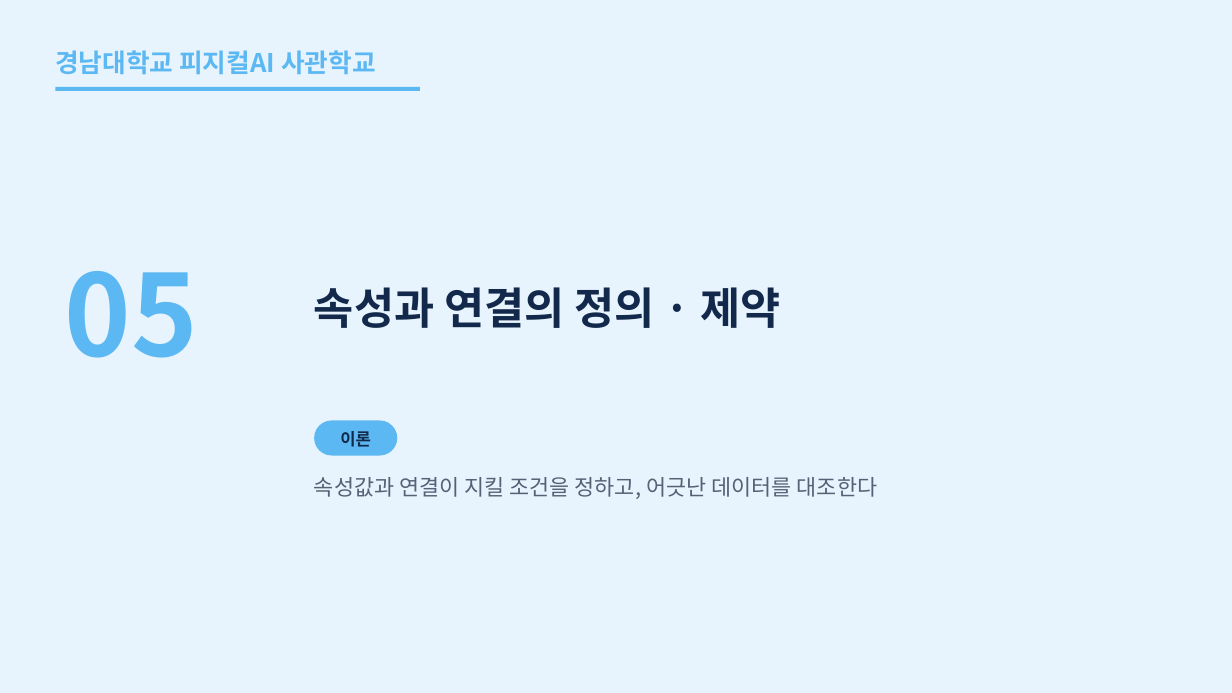
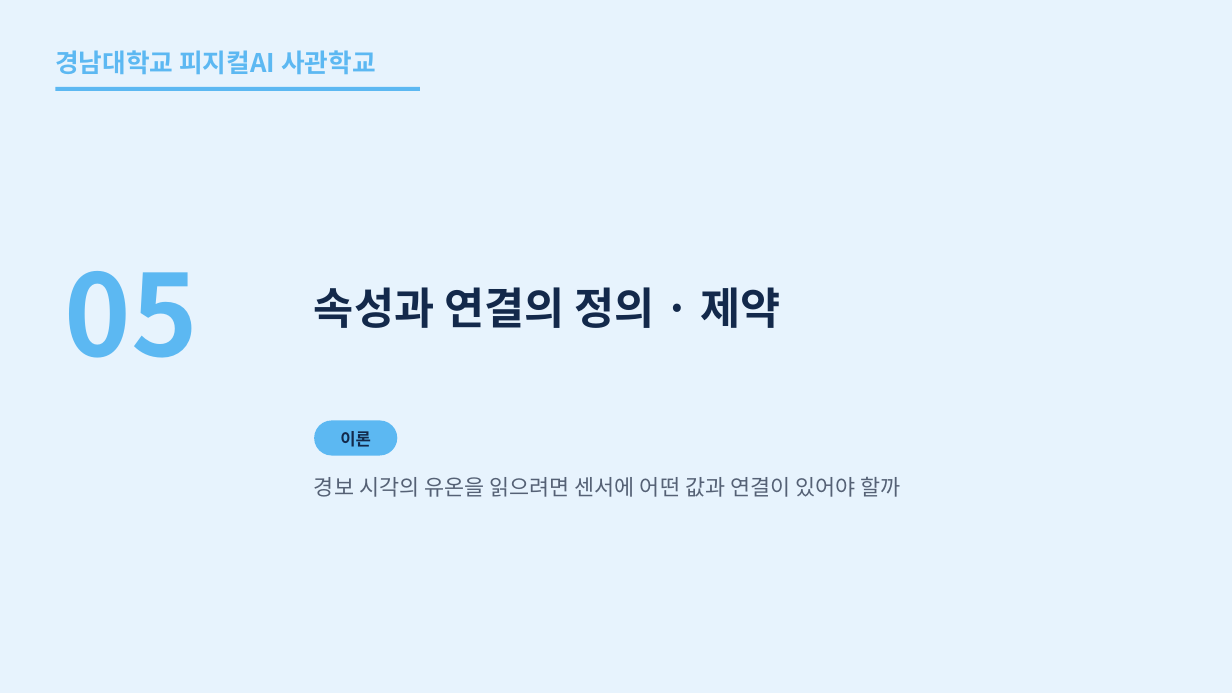
Before and after one commit to uengine-oss/hyd-iot-edu, a slide deck: slide 29 of workspace/강의제작/산출물/통합반/이론/02회차/통합반_02일차.pptx. Drawn at 1232x693 pixels with LibreOffice and Linux fonts; fonts in the diff are those of the drawing. Boxes give left, top, right and bottom in pixels: in the first picture for what was removed or moved away, otherwise in the second. Text is boxed around its words. In the diff, an @@ line names an element or a change of style, - is before the commit and + after.

Commit message:
통합반 2회차 29~36장 덱·대본과 무료 낭독 검증을 복구하고 36장 수정 위치를 인계

```diff
--- a/workspace/강의제작/산출물/통합반/이론/02회차/통합반_02일차.pptx
+++ b/workspace/강의제작/산출물/통합반/이론/02회차/통합반_02일차.pptx
@@ text at [314,477,900,497]: text changed @@
-속성값과 연결이 지킬 조건을 정하고, 어긋난 데이터를 대조한다
+경보 시각의 유온을 읽으려면 센서에 어떤 값과 연결이 있어야 할까
```
Also in this commit, not shown: 7 other slides changed, 19 other files.
